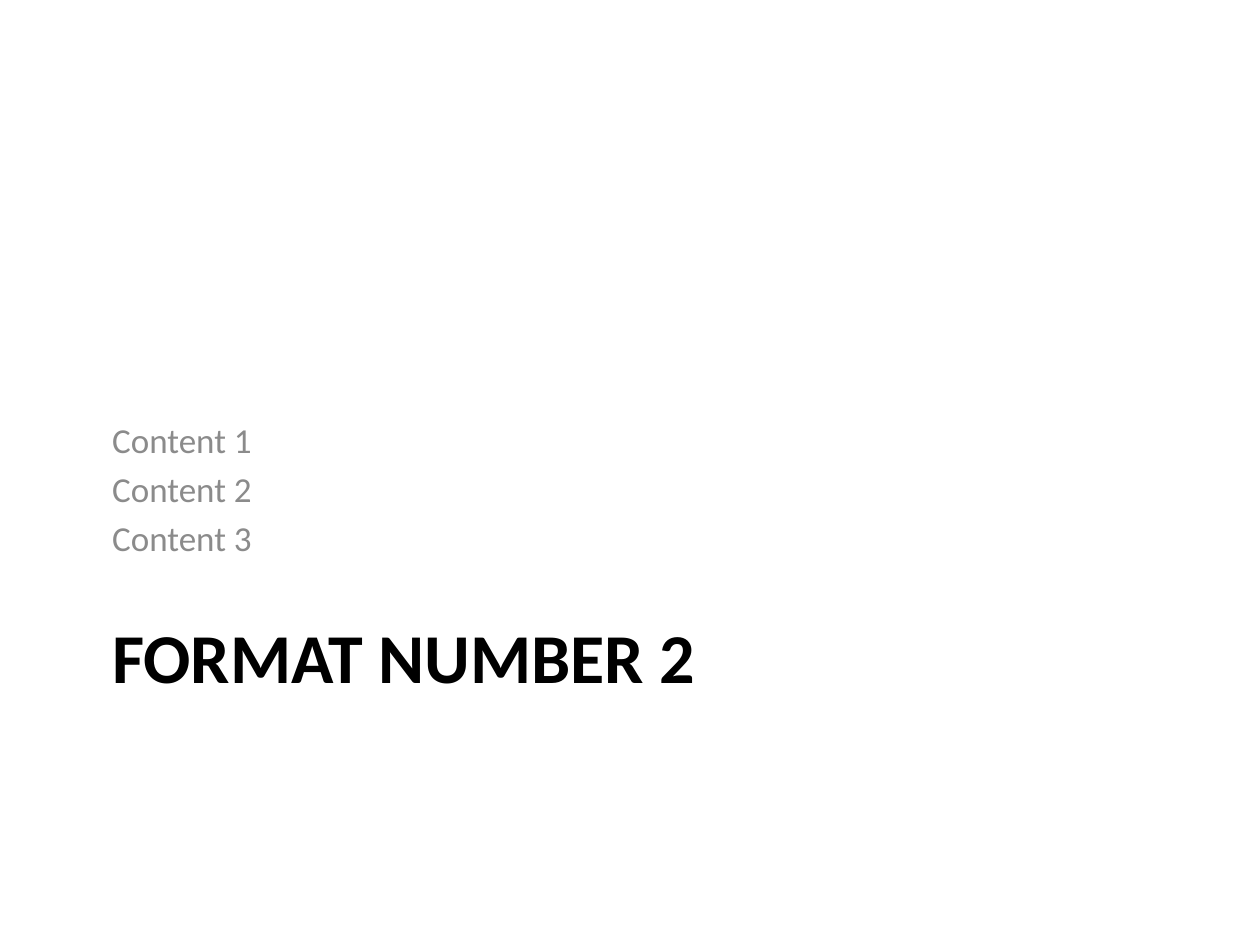
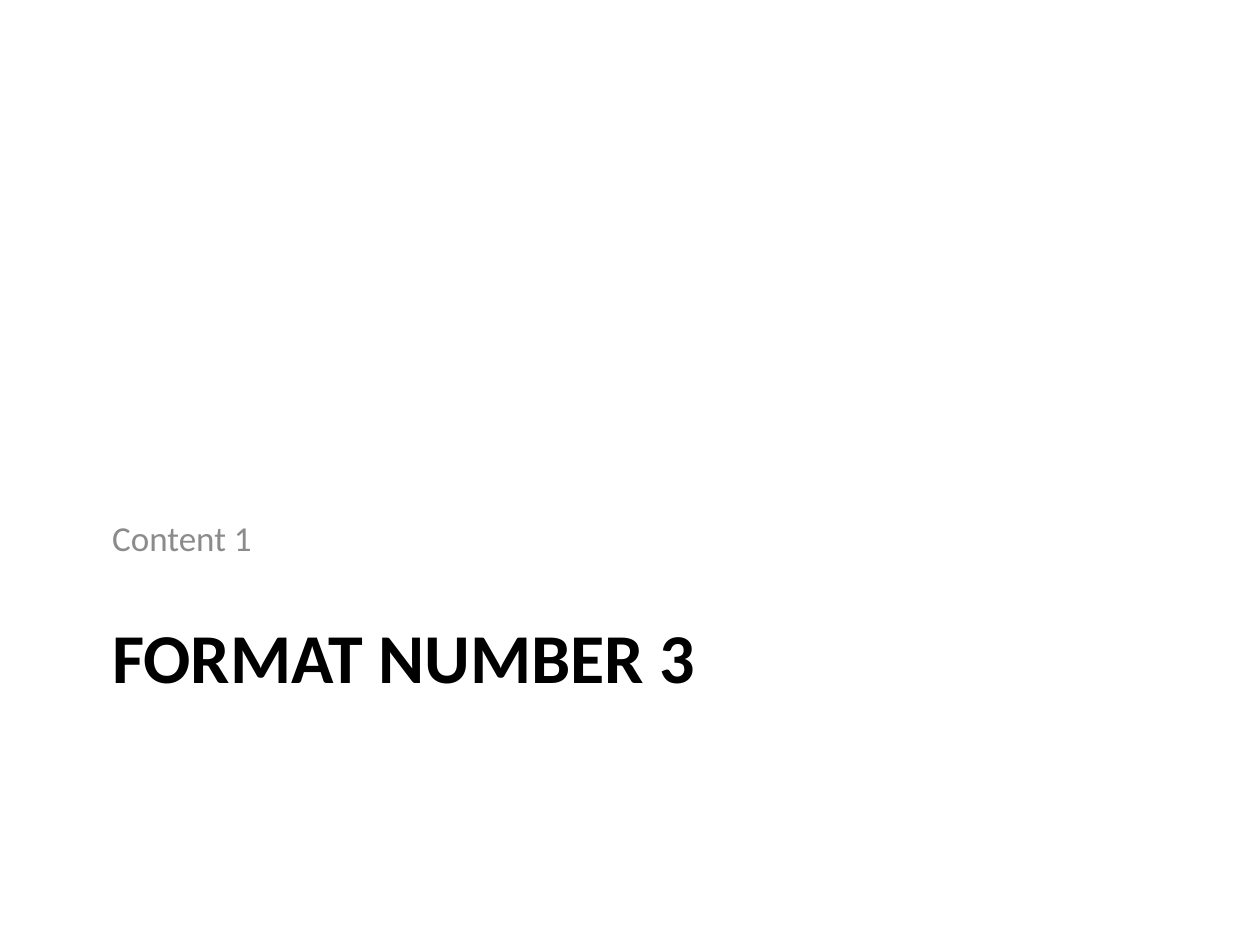
Before and after one commit to BenjaminCole1/Slide-Compile, a slide deck: slide 3 of Formats/Formats.pptx (slide 2 before the commit). Drawn at 1260x945 pixels with LibreOffice and Linux fonts; fonts in the diff are those of the drawing. Boxes give left, top, right and bottom in pixels: in the first picture for what was removed or moved away, otherwise in the second. Text is boxed around its words. In the diff, an @@ line names an element or a change of style, - is before the commit and + after.

```diff
--- a/Formats/Formats.pptx
+++ b/Formats/Formats.pptx
@@ text at box(112, 479, 252, 551): paragraphs removed @@
-Content 2
-Content 3
@@ title at box(112, 637, 695, 684): text changed @@
-FORMAT NUMBER 2
+FORMAT NUMBER 3
```
Also in this commit, not shown: 6 other slides changed.
